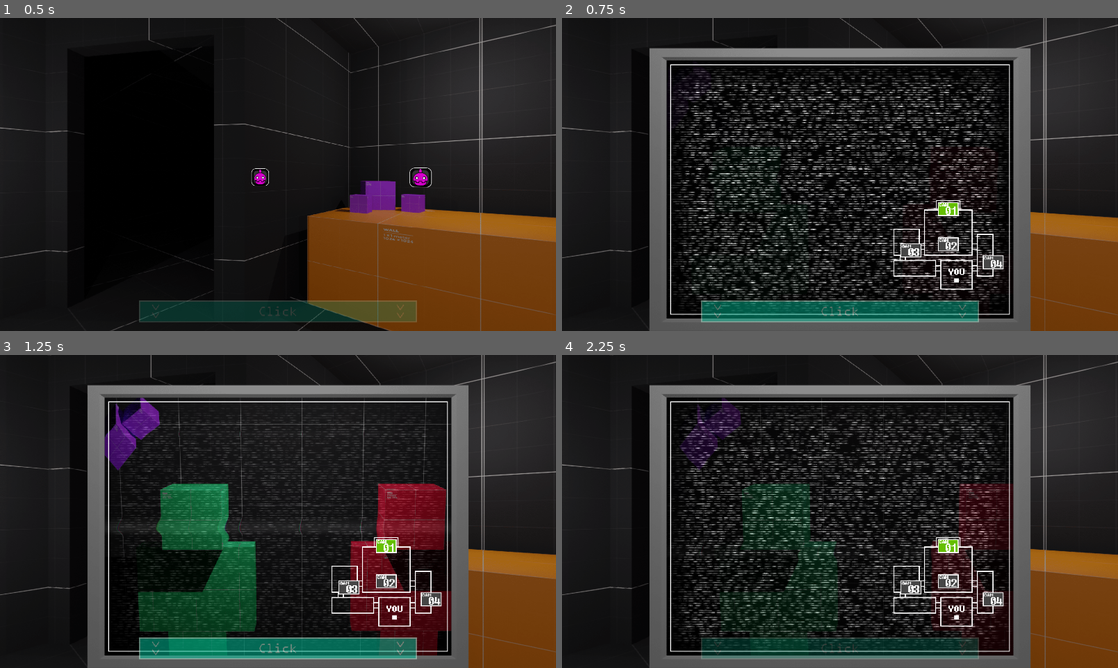
Above: before the commit, frames 1-4 (two rows, left to right).
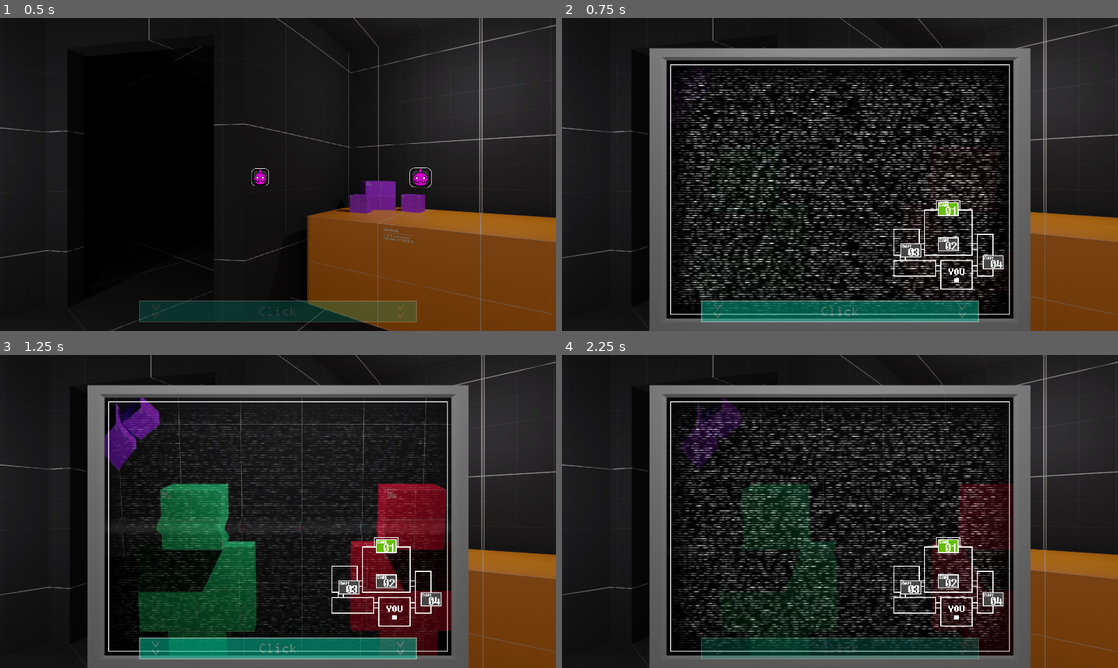
Above: after the commit, the same moments.

Repository: Oplexitie/Cupcakes-Framework
Game: Godot game, scene res://Scenes/Nights/nights.tscn
Same seed, same stepped clock (60 frames per second), same inputs: the game is played once before the commit and once after it.
Inputs (mouse positions are in pixels of both pictures, inside the frame that each line leads up to):
- Up to frame 1 (0.5 s): no input
- Up to frame 2 (0.75 s): click (840, 315) at 0.5 s
- Up to frame 3 (1.25 s): no input
- Up to frame 4 (2.25 s): click (945, 580) at 1.25 s; click (945, 545) at 2 s

Frame 1 is identical in both runs. In frame 2, 14% of the frame differs, in the area x 19-81%, y 15-95%; in frame 3, 2.7%; in frame 4, 13%.

Commit message:
update licence

Diff:
--- a/AnimationTree/animtree_camera.tres
+++ b/AnimationTree/animtree_camera.tres
@@ -34,4 +34,4 @@
 nodes/StaticState/node = SubResource( 16 )
 nodes/StaticState/position = Vector2( 260, 40 )
 nodes/output/position = Vector2( 680, 80 )
-node_connections = [ "output", 0, "Add2", "Add2", 0, "StaticState", "Add2", 1, "CameraScroll" ]
+node_connections = [ "Add2", 0, "StaticState", "Add2", 1, "CameraScroll", "output", 0, "Add2" ]
--- a/Scenes/Nights/nights.tscn
+++ b/Scenes/Nights/nights.tscn
@@ -369,7 +369,7 @@
 centered = false
 vframes = 4
 region_enabled = true
-region_rect = Rect2( 268, 0, 798, 2372 )
+region_rect = Rect2( 215.583, 0, 798, 2372 )
 
 [node name="room3" type="Sprite" parent="CameraElements/CamRooms"]
 visible = false
@@ -378,7 +378,7 @@
 centered = false
 vframes = 2
 region_enabled = true
-region_rect = Rect2( 12.0265, 0, 798, 1186 )
+region_rect = Rect2( 141.75, 0, 798, 1186 )
 
 [node name="room4" type="Sprite" parent="CameraElements/CamRooms"]
 visible = false
@@ -387,7 +387,7 @@
 centered = false
 vframes = 2
 region_enabled = true
-region_rect = Rect2( 77.3069, 0, 798, 1186 )
+region_rect = Rect2( 0, 0, 798, 1186 )
 
 [node name="CamButtons" type="Node2D" parent="CameraElements"]
 z_index = 19
@@ -448,7 +448,7 @@
 modulate = Color( 1, 1, 1, 0.235294 )
 position = Vector2( 361, 147.1 )
 frames = SubResource( 3 )
-frame = 3
+frame = 1
 speed_scale = 5.0
 playing = true
 centered = false
--- a/Scripts/Nights/Camera/camera.gd
+++ b/Scripts/Nights/Camera/camera.gd
@@ -16,7 +16,7 @@
 	for i in $CamButtons.get_children(): all_buttons.append(i)
 
 	# Gets the camera feed id's, then sets them up with the right frame
-	var feeds_to_setup  : Array = []
+	var feeds_to_setup: Array = []
 	for i in all_feeds.size(): feeds_to_setup .append(i)
 	update_feeds(feeds_to_setup)
 
--- a/Scripts/Nights/tablet_manager.gd
+++ b/Scripts/Nights/tablet_manager.gd
@@ -4,7 +4,7 @@
 export var office_path: NodePath
 export var camera_path: NodePath
 
-var is_tablet_up : bool = false
+var is_tablet_up: bool = false
 
 onready var tablet_button: TextureButton = $TabletButton/Button
 onready var tablet_sprite: AnimatedSprite = $TabletSprite
Not shown, changed: LICENSE
